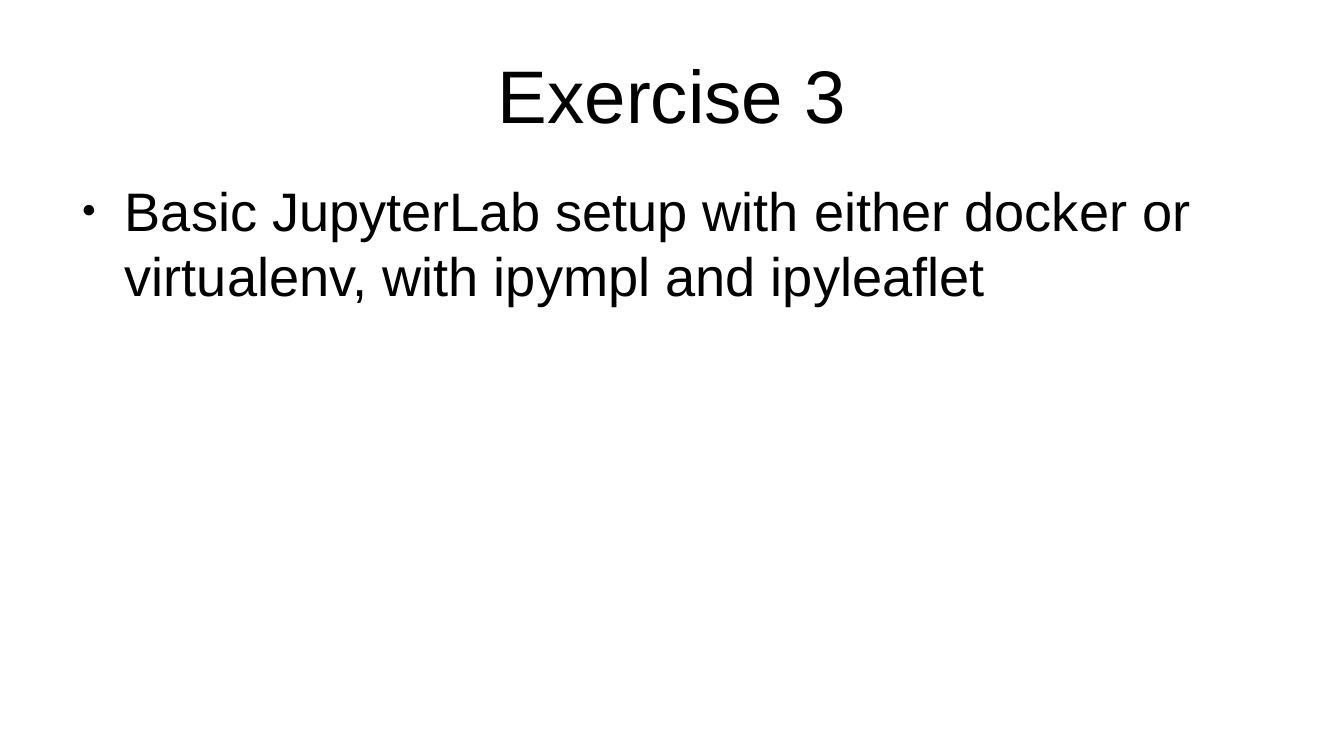
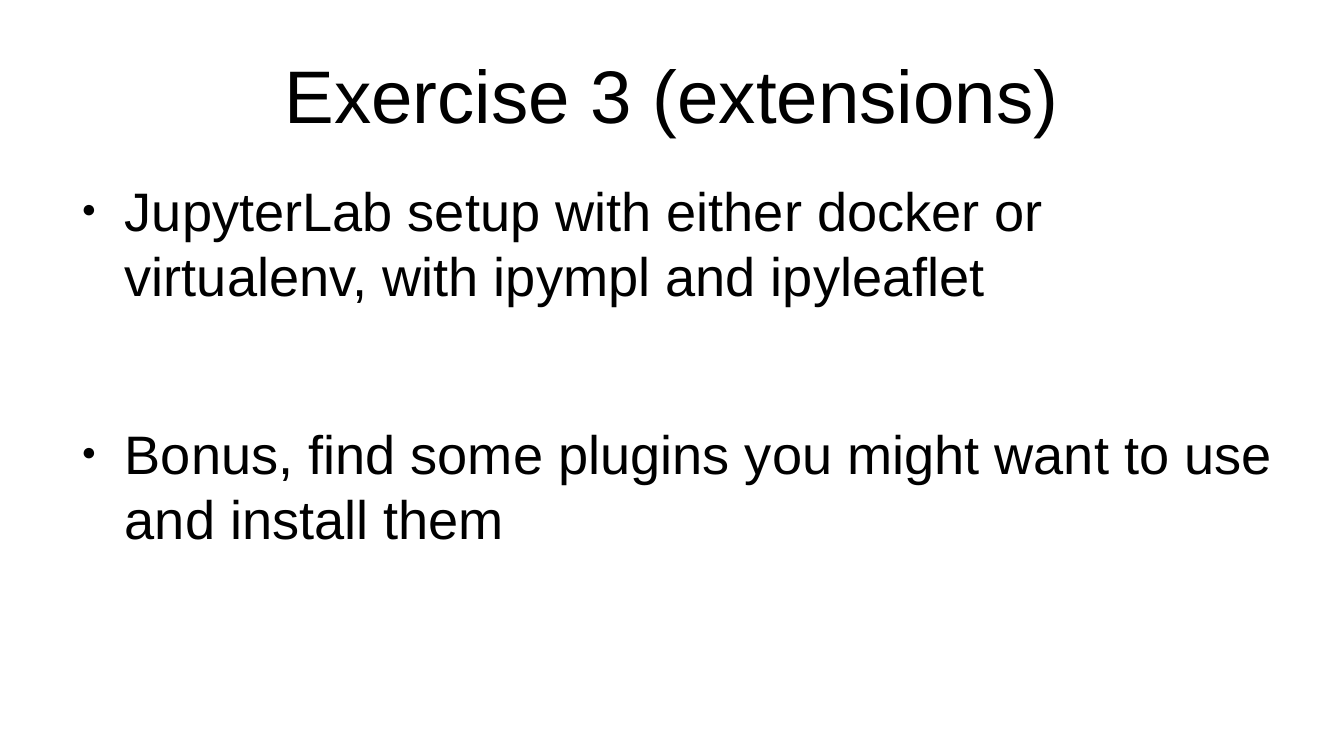
Before and after one commit to jeandet/PICo_Jupyter, a slide deck: slide 28 of PICoJupyter14042022Jeandet.odp (slide 24 before the commit). Drawn at 1344x756 pixels with LibreOffice and Linux fonts; fonts in the diff are those of the drawing. Boxes give left, top, right and bottom in pixels: in the first picture for what was removed or moved away, otherwise in the second. Text is boxed around its words. In the diff, an @@ line names an element or a change of style, - is before the commit and + after.

Commit message:
Slides ready and exercises done with answers

```diff
--- a/PICoJupyter14042022Jeandet.odp
+++ b/PICoJupyter14042022Jeandet.odp
@@ title at [284,69,1059,137]: text changed @@
-Exercise 3
+Exercise 3 (extensions)
@@ text at [125,191,1271,540]: text changed @@
-● Basic JupyterLab setup with either docker or virtualenv, with ipympl and ipyleaflet
+● JupyterLab setup with either docker or virtualenv, with ipympl and ipyleaflet
+● Bonus, find some plugins you might want to use and install them
```
Also in this commit, not shown: 10 other slides changed, 5 slides added, 12 other files.
